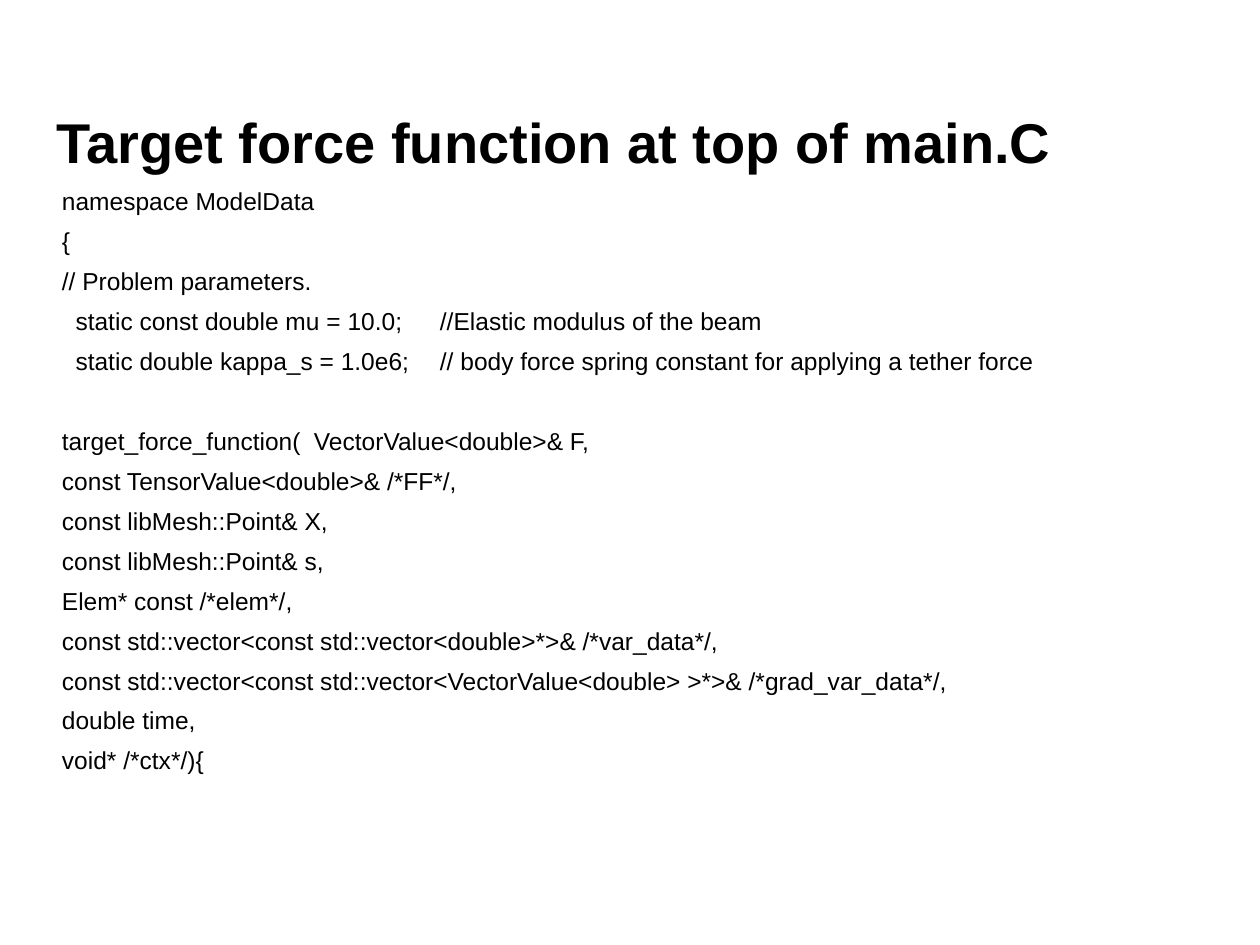
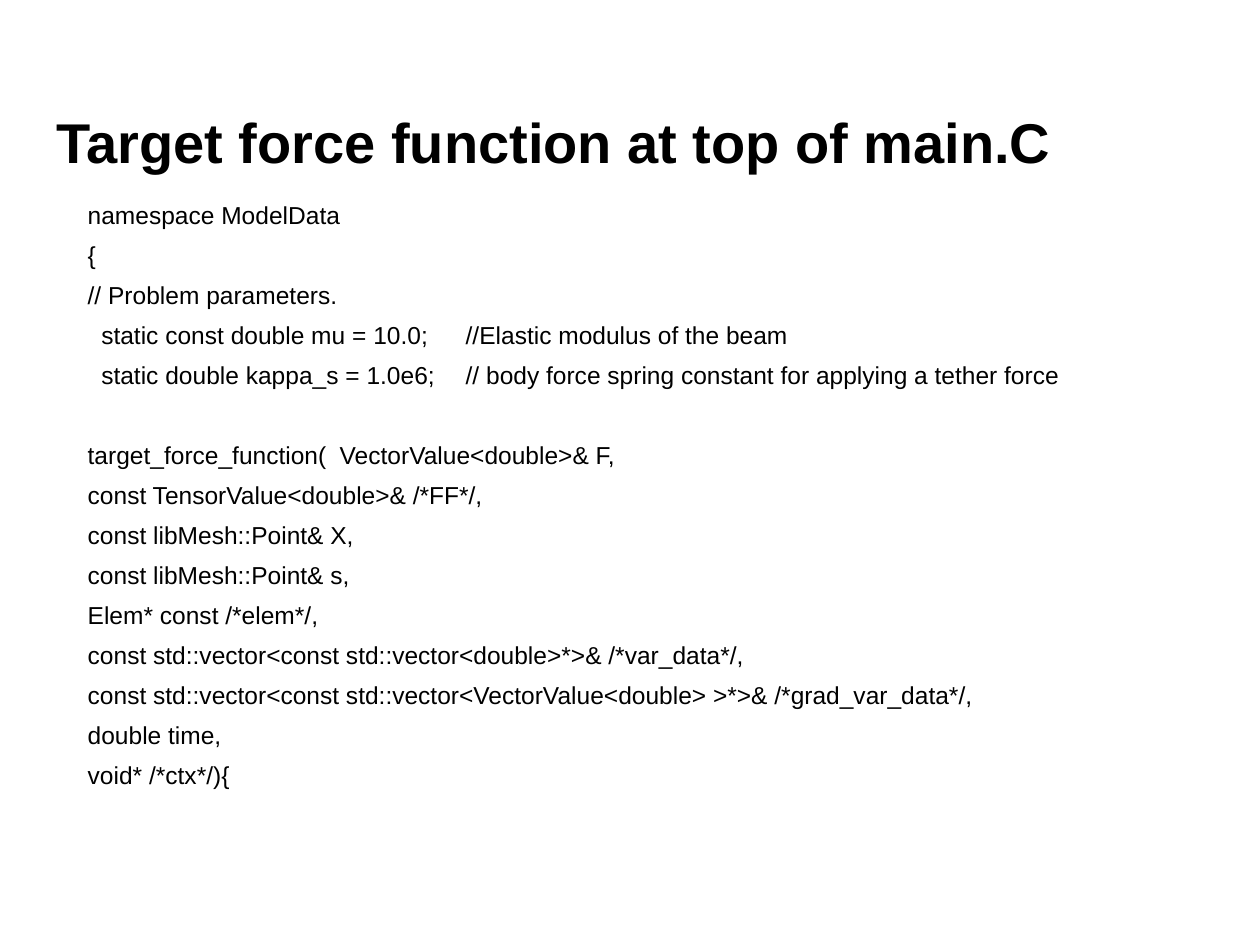
Before and after one commit to fairyflies9/IBAMR-Tutorials, a slide deck: slide 10 of IBFE Lectures/1-IBFE Getting Starting and Visualizing a Mesh.pptx. Drawn at 1260x945 pixels with LibreOffice and Linux fonts; fonts in the diff are those of the drawing. Boxes give left, top, right and bottom in pixels: in the first picture for what was removed or moved away, otherwise in the second. Text is boxed around its words. In the diff, an @@ line names an element or a change of style, - is before the commit and + after.

```diff
--- a/IBFE Lectures/1-IBFE Getting Starting and Visualizing a Mesh.pptx
+++ b/IBFE Lectures/1-IBFE Getting Starting and Visualizing a Mesh.pptx
@@ text "namespace ModelData": place and size @@
-text "namespace ModelData" at (62,192,1032,774)
+text "namespace ModelData" at (88,206,1058,789)
```
Also in this commit, not shown: 1 other slide changed, 1 other file.
